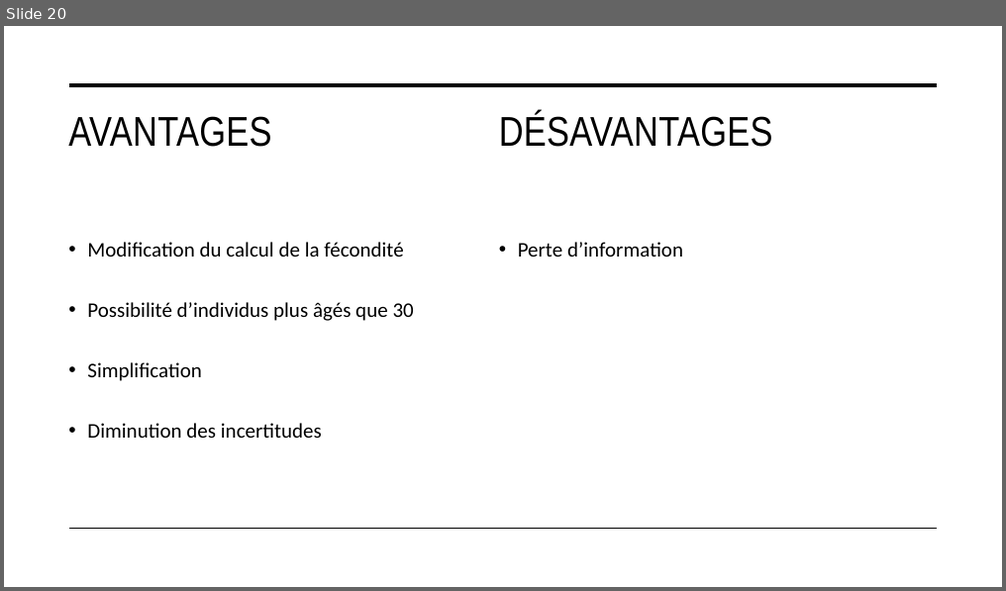
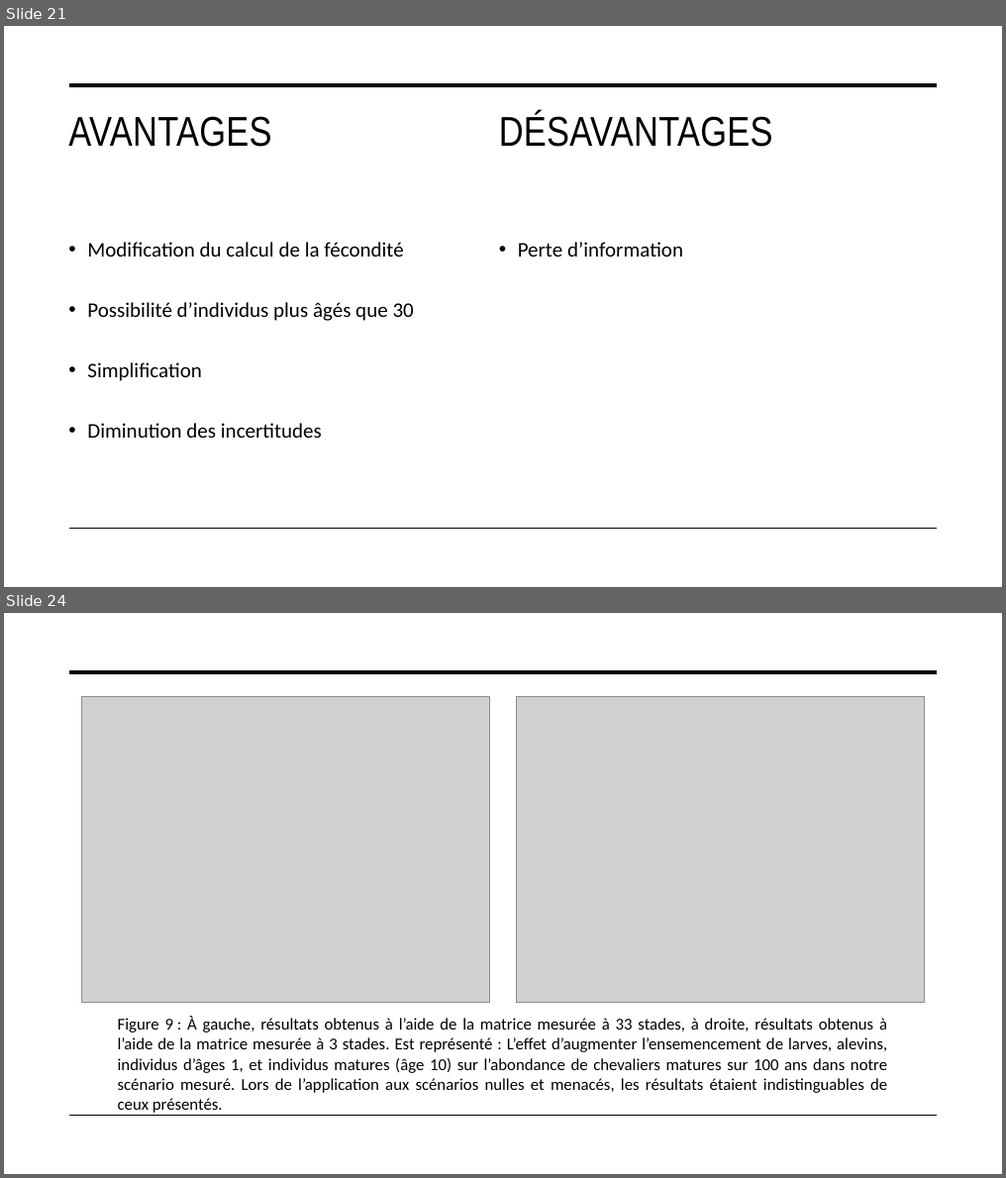
Before and after one commit to PlasseTristan/Projet_final, a slide deck: Rapport/Chevalier_cuivré.pptx. Shown one above the other, each under a label of ours: slide 20 before the commit, slides 21 and 24 after it; the slides between them are not shown. The pictures are 1006x591 and 1006x1178 pixels, drawn with LibreOffice and Linux fonts; fonts in the diff are those of the drawing; grey boxes stand for pictures. Boxes give left, top, right and bottom in pixels: in the first picture for what was removed or moved away, otherwise in the second. Text is boxed around its words. In the diff, an @@ line names an element or a change of style, - is before the commit and + after.

```diff
--- a/Rapport/Chevalier_cuivré.pptx
+++ b/Rapport/Chevalier_cuivré.pptx
@@ slide 24 added at [4, 613, 1002, 1174], background #FFFFFF; not listed: 2 template elements that a slide beside it also shows @@
@@ picture added at [82, 697, 490, 1003] @@
@@ picture added at [516, 697, 924, 1003] @@
@@ text added at [118, 1017, 887, 1113], 16 pt, text #000000 @@
+Figure 9 : À gauche, résultats obtenus à l’aide de la matrice mesurée à 33 stades, à droite, résultats obtenus à l’aide de la matrice mesurée à 3 stades. Est représenté : L’effet d’augmenter l’ensemencement de larves, alevins, individus d’âges 1, et individus matures (âge 10) sur l’abondance de chevaliers matures sur 100 ans dans notre scénario mesuré. Lors de l’application aux scénarios nulles et menacés, les résultats étaient indistinguables de ceux présentés.
@@ what was slide 20 is now slide 21 @@
```
Also in this commit, not shown: 7 slides changed, 6 other slides added, 5 slides removed, 3 other files.
